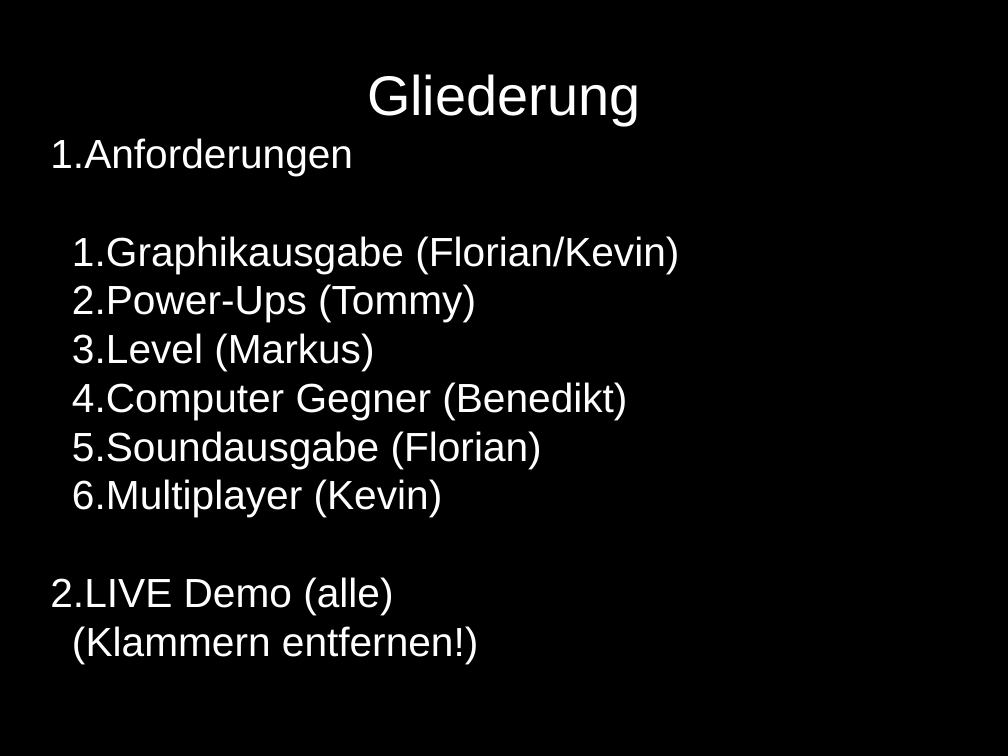
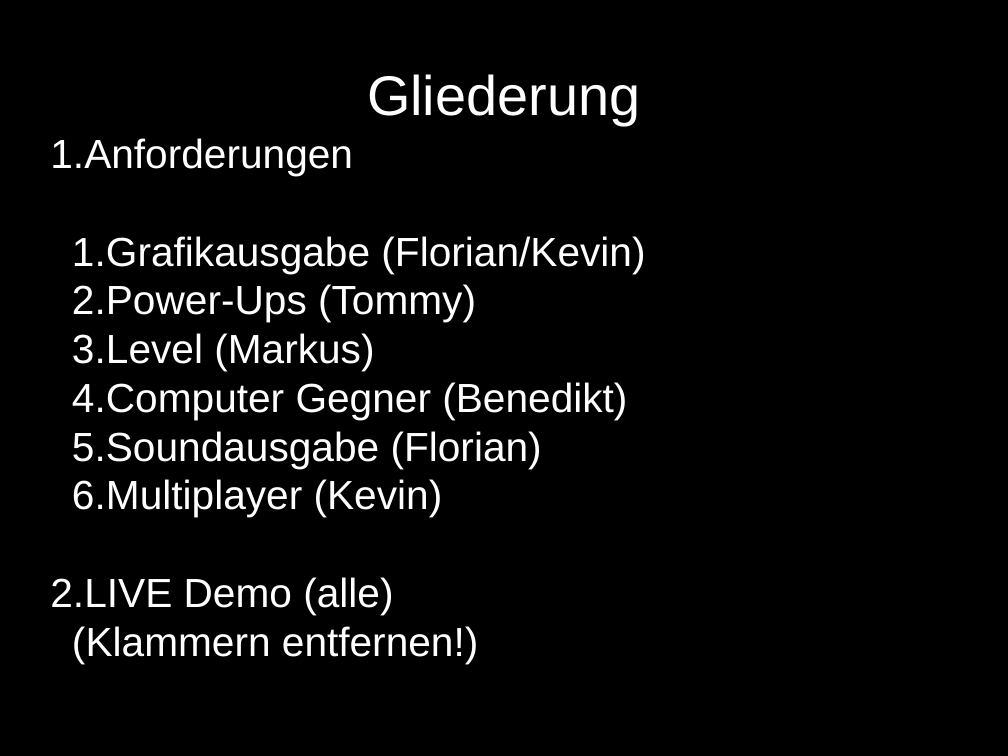
Before and after one commit to benediktibk/bomberman, a slide deck: slide 2 of documents/presentation/presentation.odp. Drawn at 1008x756 pixels with LibreOffice and Linux fonts; fonts in the diff are those of the drawing. Boxes give left, top, right and bottom in pixels: in the first picture for what was removed or moved away, otherwise in the second. Text is boxed around its words. In the diff, an @@ line names an element or a change of style, - is before the commit and + after.

Commit message:
changed presentation

```diff
--- a/documents/presentation/presentation.odp
+++ b/documents/presentation/presentation.odp
@@ subtitle at (72,236,645,273): text changed @@
-  1. Graphikausgabe (Florian/Kevin)
+  1. Grafikausgabe (Florian/Kevin)
```
Also in this commit, not shown: 8 slides added, 2 slides removed.
